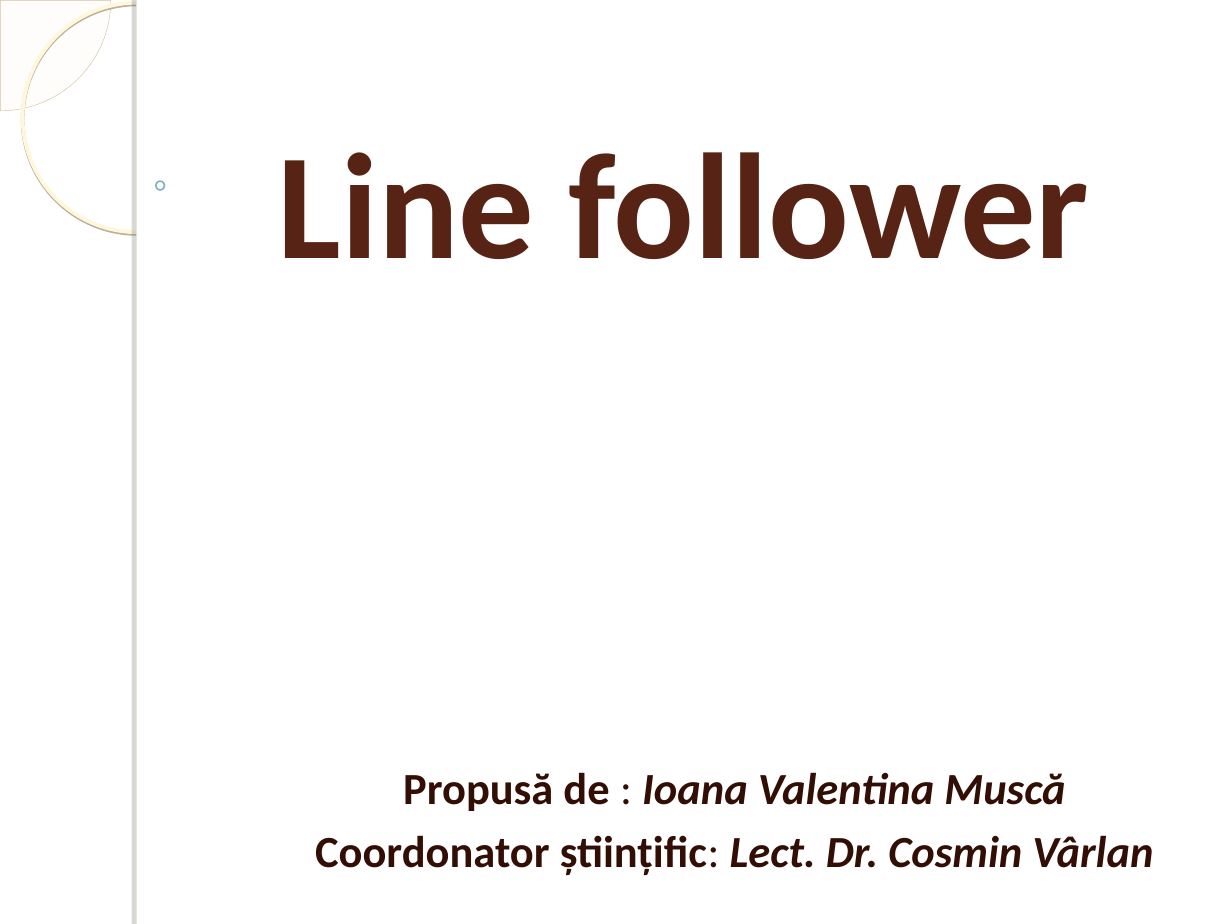
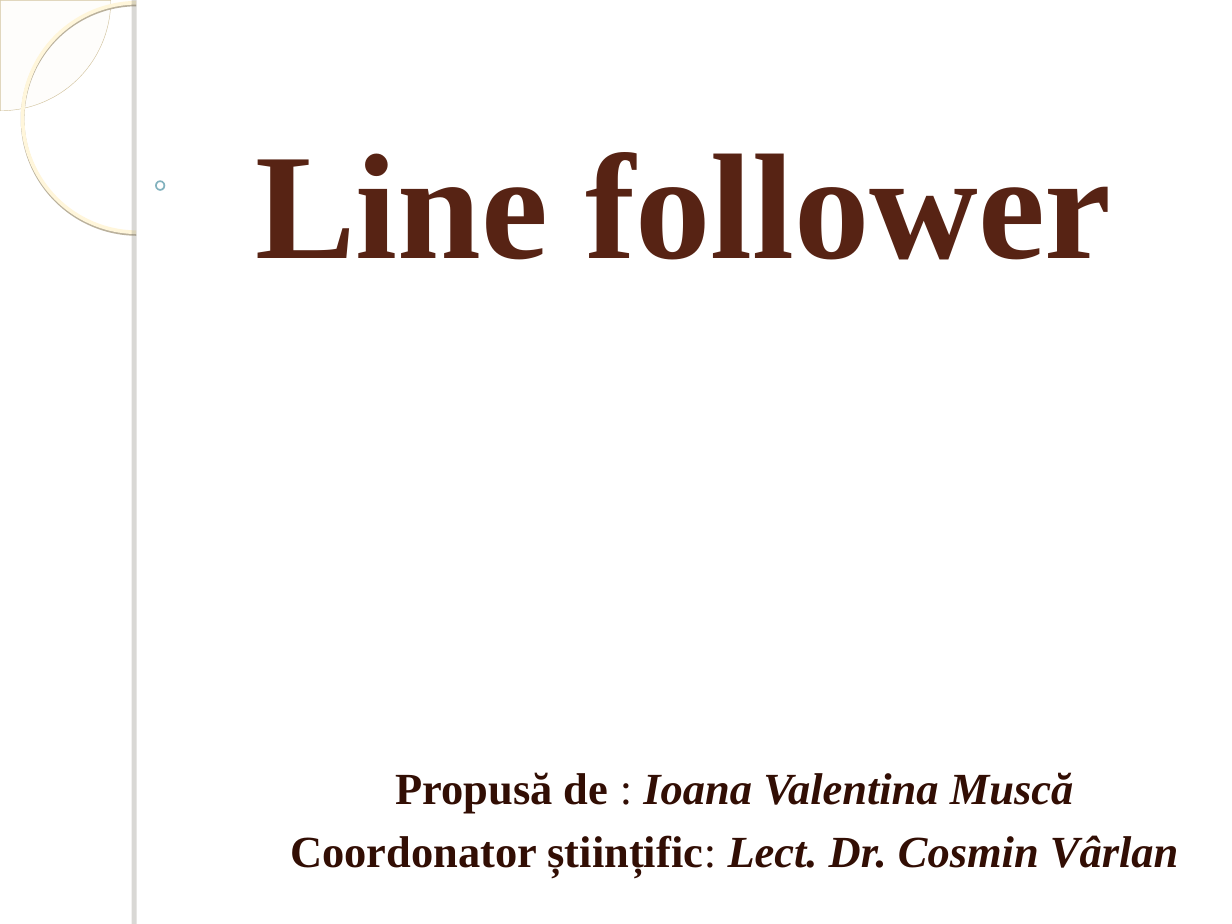
Before and after one commit to IoanaValentina/Licenta2019Musc-IoanaValentina, a slide deck: slide 1 of Line follower.ppt. Drawn at 1232x924 pixels with LibreOffice and Linux fonts; fonts in the diff are those of the drawing; background and template pictures are left out. Boxes give left, top, right and bottom in pixels: in the first picture for what was removed or moved away, otherwise in the second. Text is boxed around its words. In the diff, an @@ line names an element or a change of style, - is before the commit and + after.

```diff
--- a/Line follower.ppt
+++ b/Line follower.ppt
@@ title "Line follower" at [255, 152, 1111, 260]: font Calibri to Times New Roman @@
@@ subtitle "Propusă de : Ioana Valentina ..." at [290, 772, 1178, 876]: font Calibri to Times New Roman @@
```
Also in this commit, not shown: 11 other slides changed.
